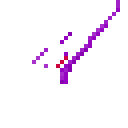
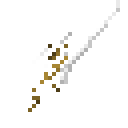
Two versions of the same layered image (128×128). Layer-by-layer changes:
painted on "Copie de hdd_lilac_beam_gunblade_revised_charging_2_e.png" over [28, 0, 120, 112]
